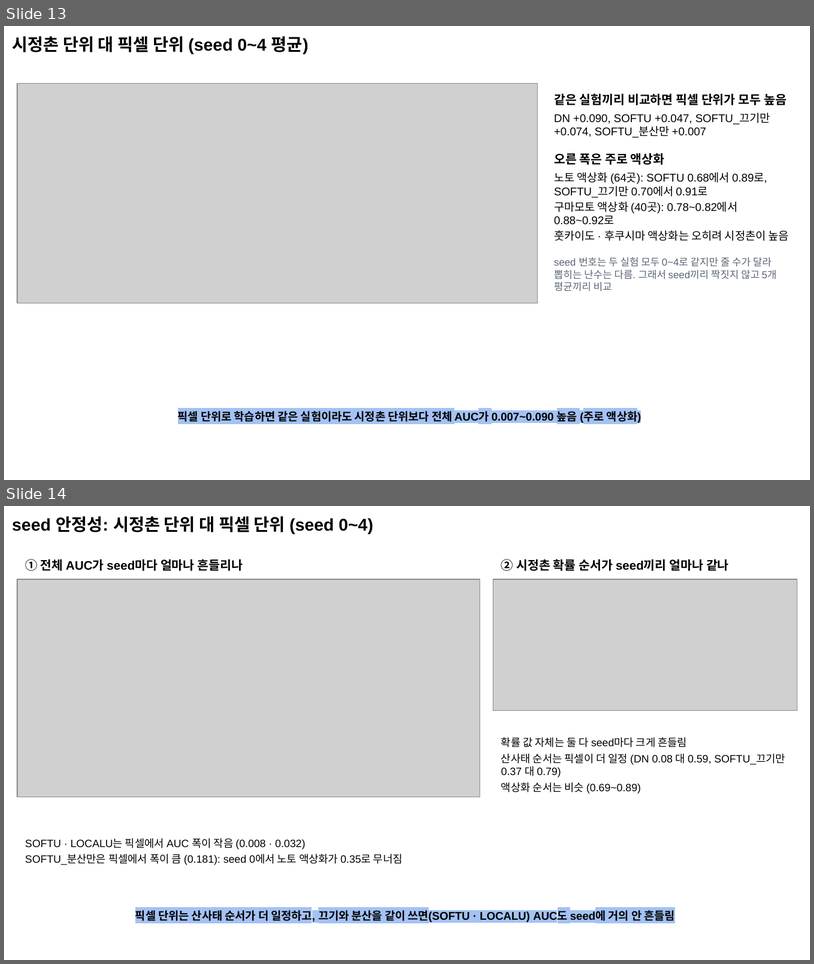
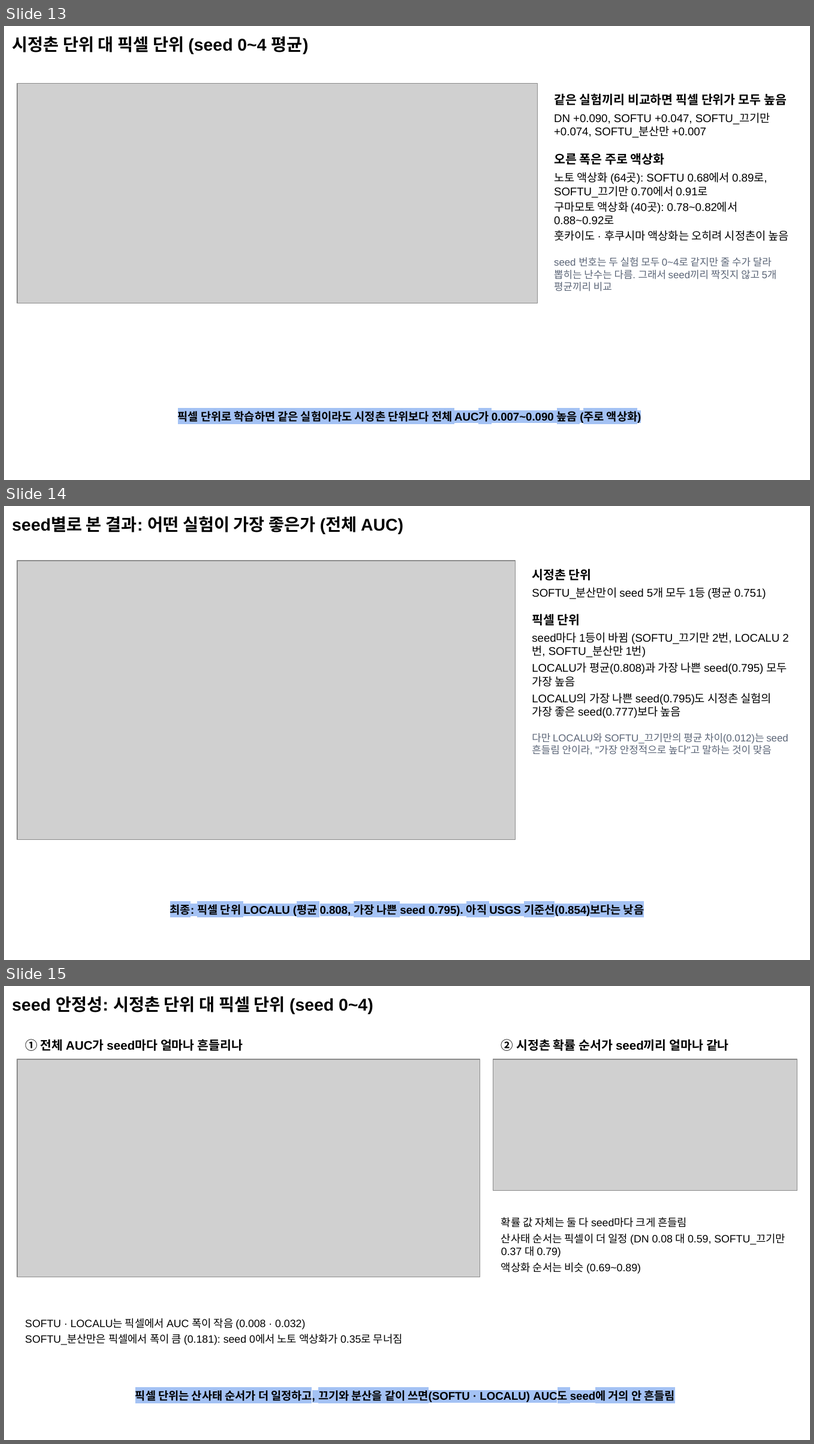
Before and after one commit to minji1217/pilotA-minji, a slide deck: docs/ppt/랩미팅_1023_수정.pptx. Shown one above the other, each under a label of ours: slides 13 and 14 before the commit, slides 13, 14 and 15 after it. The pictures are 814x964 and 814x1444 pixels, drawn with LibreOffice and Linux fonts; fonts in the diff are those of the drawing; grey boxes stand for pictures. Boxes give left, top, right and bottom in pixels: in the first picture for what was removed or moved away, otherwise in the second. Text is boxed around its words. In the diff, an @@ line names an element or a change of style, - is before the commit and + after.

```diff
--- a/docs/ppt/랩미팅_1023_수정.pptx
+++ b/docs/ppt/랩미팅_1023_수정.pptx
@@ slide 14 added at (x1=4, y1=506, x2=810, y2=960), background #FFFFFF @@
@@ title added at (x1=12, y1=516, x2=404, y2=534), 15.2 pt, text #000000, bold @@
+seed별로 본 결과: 어떤 실험이 가장 좋은가 (전체 AUC)
@@ picture added at (x1=17, y1=561, x2=515, y2=839) @@
@@ text added at (x1=532, y1=568, x2=788, y2=754), 10 pt, text #000000 @@
+시정촌 단위
+SOFTU_분산만이 seed 5개 모두 1등 (평균 0.751)
+픽셀 단위
+seed마다 1등이 바뀜 (SOFTU_끄기만 2번, LOCALU 2번, SOFTU_분산만 1번)
+LOCALU가 평균(0.808)과 가장 나쁜 seed(0.795) 모두 가장 높음
+LOCALU의 가장 나쁜 seed(0.795)도 시정촌 실험의 가장 좋은 seed(0.777)보다 높음
+다만 LOCALU와 SOFTU_끄기만의 평균 차이(0.012)는 seed 흔들림 안이라, "가장 안정적으로 높다"고 말하는 것이 맞음
@@ text added at (x1=170, y1=902, x2=644, y2=917), 10 pt, text #000000, bold @@
+최종: 픽셀 단위 LOCALU (평균 0.808, 가장 나쁜 seed 0.795). 아직 USGS 기준선(0.854)보다는 낮음
@@ what was slide 14 is now slide 15 @@
```
Also in this commit, not shown: 1 slide changed, 2 other files.
